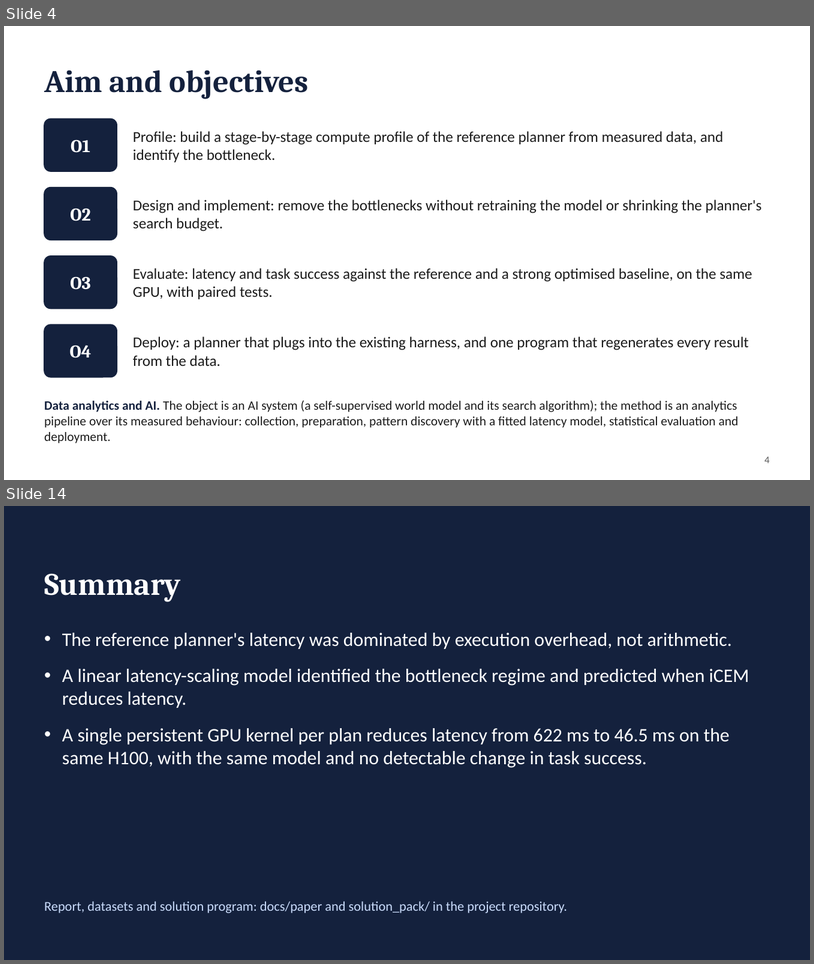
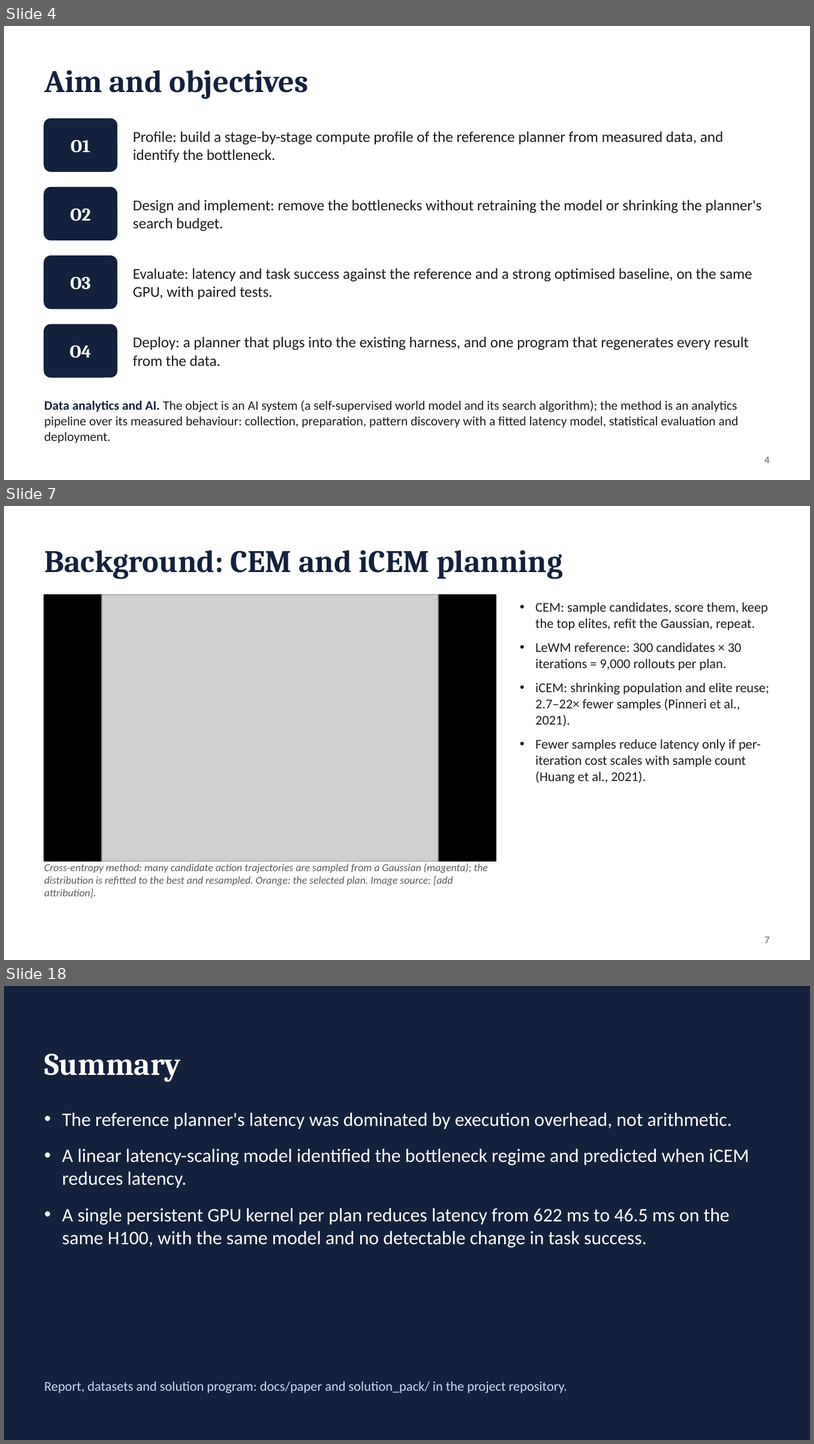
Before and after one commit to antoinenguyen27/lewm-flash, a slide deck: docs/paper/presentation.pptx. Shown one above the other, each under a label of ours: slides 4 and 14 before the commit, slides 4, 7 and 18 after it; the slides between them are not shown. The pictures are 814x964 and 814x1444 pixels, drawn with LibreOffice and Linux fonts; fonts in the diff are those of the drawing; grey boxes stand for pictures. Boxes give left, top, right and bottom in pixels: in the first picture for what was removed or moved away, otherwise in the second. Text is boxed around its words. In the diff, an @@ line names an element or a change of style, - is before the commit and + after.

```diff
--- a/docs/paper/presentation.pptx
+++ b/docs/paper/presentation.pptx
@@ slide 7 added at [4, 506, 810, 960], background #FFFFFF @@
@@ text added at [44, 550, 563, 579], 28 pt, text #14213D, bold @@
+Background: CEM and iCEM planning
@@ rectangle added at [44, 595, 496, 861], fill #000000, outline #000000 1 pt @@
@@ picture added at [102, 595, 438, 861] @@
@@ text added at [536, 602, 770, 783], 12 pt, text #1B1B1B @@
+• CEM: sample candidates, score them, keep the top elites, refit the Gaussian, repeat.
+• LeWM reference: 300 candidates × 30 iterations = 9,000 rollouts per plan.
+• iCEM: shrinking population and elite reuse; 2.7–22× fewer samples (Pinneri et al., 2021).
+• Fewer samples reduce latency only if per-iteration cost scales with sample count (Huang et al., 2021).
@@ text added at [44, 863, 488, 898], 9.5 pt, text #5A5A5A, italic @@
+Cross-entropy method: many candidate action trajectories are sampled from a Gaussian (magenta); the distribution is refitted to the best and resampled. Orange: the selected plan. Image source: [add attribution].
@@ text added at [765, 936, 770, 943], 9 pt, text #5A5A5A @@
+7
@@ what was slide 14 is now slide 18 @@
```
Also in this commit, not shown: 8 slides changed, 4 other slides added, 1 slide removed, 5 other files.
